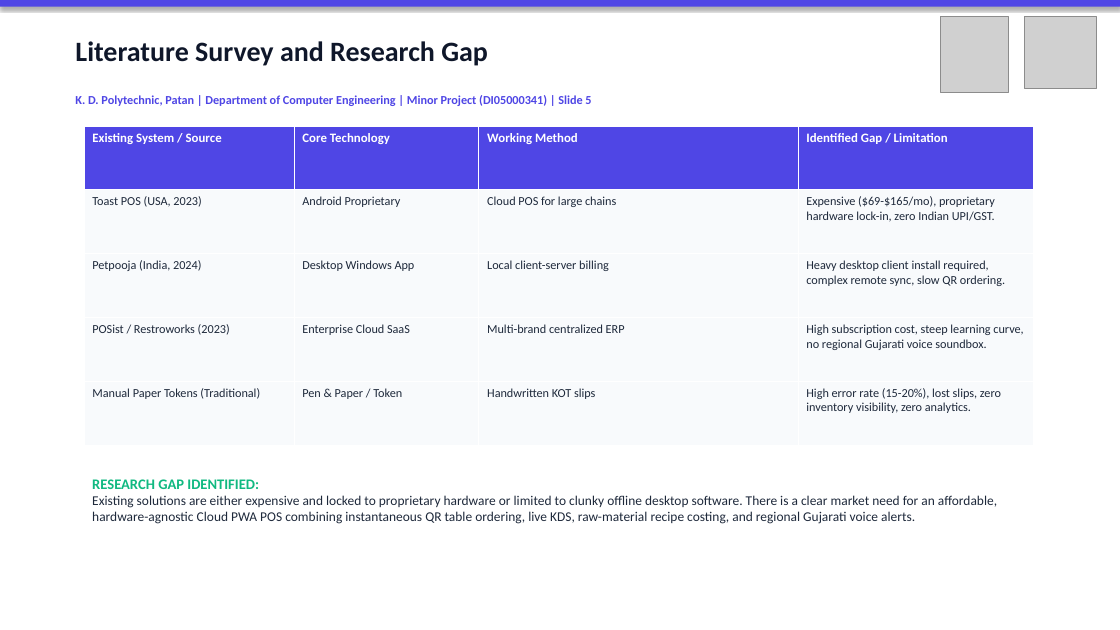
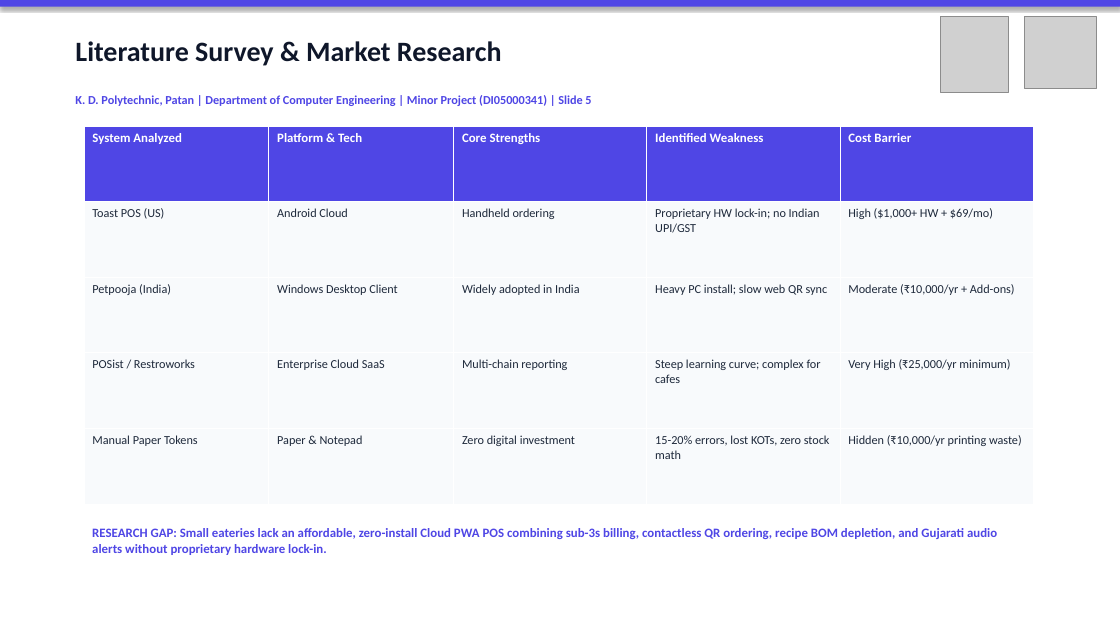
Before and after one commit to Shubh-Patel-07/DineFlow-AI, a slide deck: slide 5 of docs/DineFlow_AI_GTU_Minor_Project_Presentation.pptx. Drawn at 1120x630 pixels with LibreOffice and Linux fonts; fonts in the diff are those of the drawing; grey boxes stand for pictures. Boxes give left, top, right and bottom in pixels: in the first picture for what was removed or moved away, otherwise in the second. Text is boxed around its words. In the diff, an @@ line names an element or a change of style, - is before the commit and + after.

```diff
--- a/docs/DineFlow_AI_GTU_Minor_Project_Presentation.pptx
+++ b/docs/DineFlow_AI_GTU_Minor_Project_Presentation.pptx
@@ text at (75,41,502,66): text changed @@
-Literature Survey and Research Gap
+Literature Survey & Market Research
@@ table at (84,126,1033,504) @@
-column 1: Existing System / Source | Toast POS (USA, 2023) | Petpooja (India, 2024) | POSist / Restroworks (2023) | Manual Paper Tokens (Traditional)
-column 2: Core Technology | Android Proprietary | Desktop Windows App | Enterprise Cloud SaaS | Pen & Paper / Token
-column 3: Working Method | Cloud POS for large chains | Local client-server billing | Multi-brand centralized ERP | Handwritten KOT slips
-column 4: Identified Gap / Limitation | Expensive ($69-$165/mo), proprietary hardware lock-in, zero Indian UPI/GST. | Heavy desktop client install required, complex remote sync, slow QR ordering. | High subscription cost, steep learning curve, no regional Gujarati voice soundbox. | High error rate (15-20%), lost slips, zero inventory visibility, zero analytics.
+column 1: System Analyzed | Toast POS (US) | Petpooja (India) | POSist / Restroworks | Manual Paper Tokens
+column 2: Platform & Tech | Android Cloud | Windows Desktop Client | Enterprise Cloud SaaS | Paper & Notepad
+column 3: Core Strengths | Handheld ordering | Widely adopted in India | Multi-chain reporting | Zero digital investment
+column 4: Identified Weakness | Proprietary HW lock-in; no Indian UPI/GST | Heavy PC install; slow web QR sync | Steep learning curve; complex for cafes | 15-20% errors, lost KOTs, zero stock math
+column 5: Cost Barrier | High ($1,000+ HW + $69/mo) | Moderate (₹10,000/yr + Add-ons) | Very High (₹25,000/yr minimum) | Hidden (₹10,000/yr printing waste)
@@ text at (92,528,997,555): text changed; size 11.5 to 11 pt; text colour #1E293B to #4F46E5; bold on @@
-RESEARCH GAP IDENTIFIED:
-Existing solutions are either expensive and locked to proprietary hardware or limited to clunky offline desktop software. There is a clear market need for an affordable, hardware-agnostic Cloud PWA POS combining instantaneous QR table ordering, live KDS, raw-material recipe costing, and regional Gujarati voice alerts.
+RESEARCH GAP: Small eateries lack an affordable, zero-install Cloud PWA POS combining sub-3s billing, contactless QR ordering, recipe BOM depletion, and Gujarati audio alerts without proprietary hardware lock-in.
```
Also in this commit, not shown: 9 other slides changed, 1 slide added, 1 slide removed, 1 other file.
